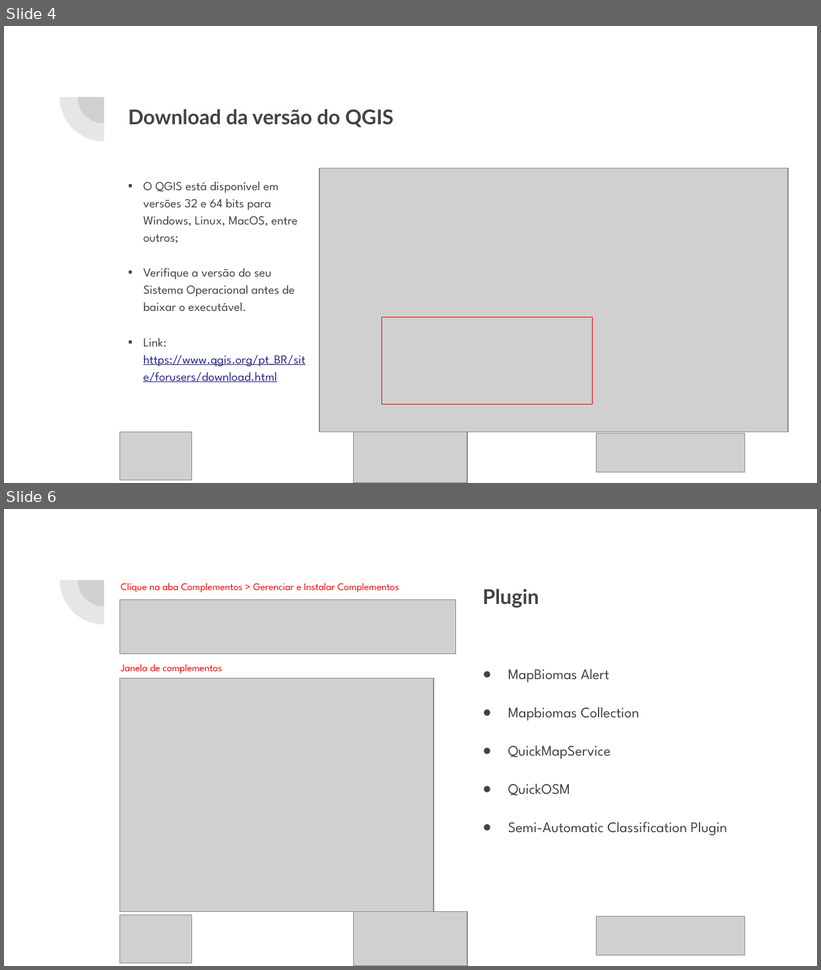
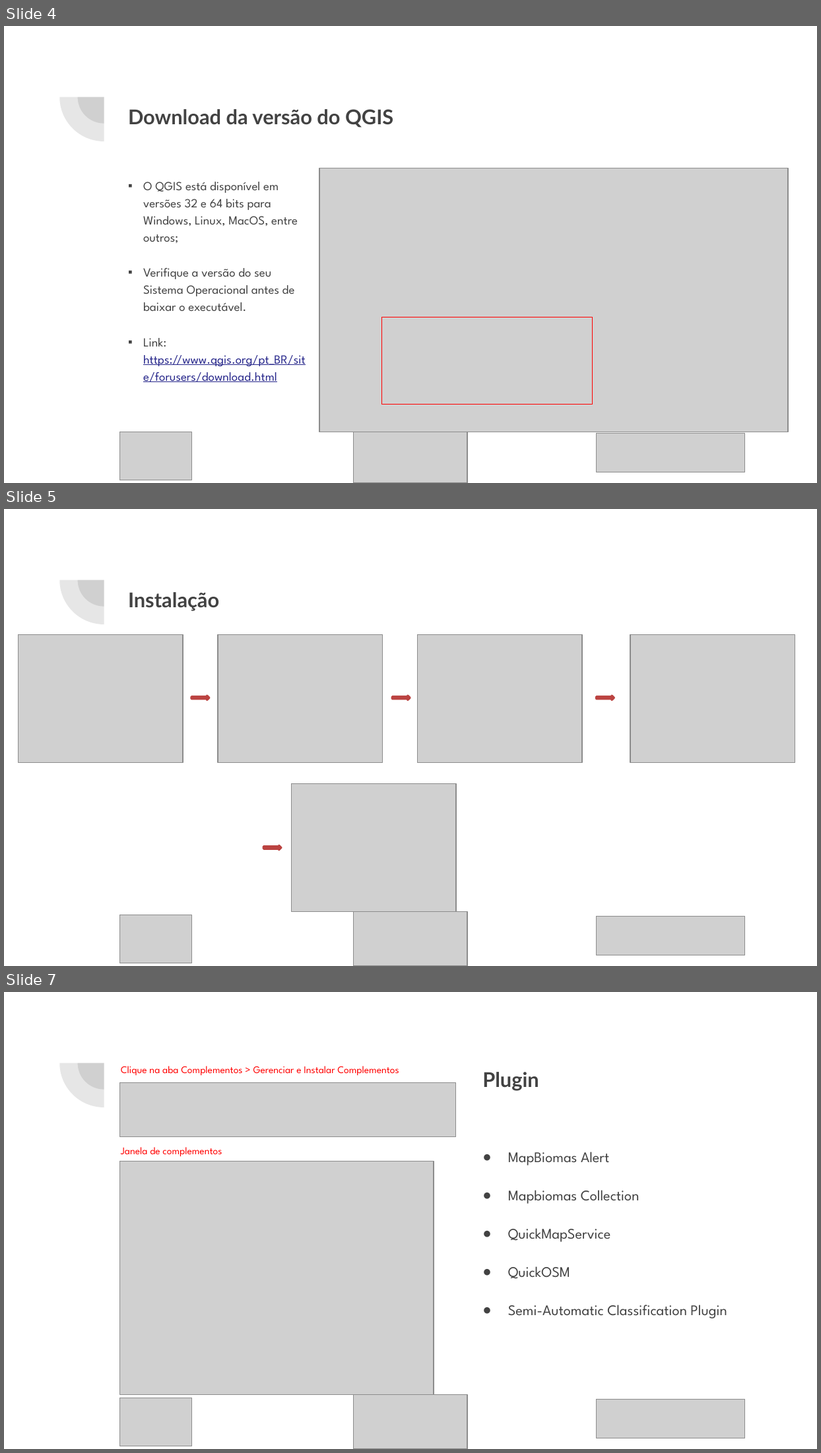
Before and after one commit to thsdornelas/curso_qgis, a slide deck: slides/Curso_QGIS.pptx. Shown one above the other, each under a label of ours: slides 4 and 6 before the commit, slides 4, 5 and 7 after it; the slides between them are not shown. The pictures are 821x970 and 821x1453 pixels, drawn with LibreOffice and Linux fonts; fonts in the diff are those of the drawing; grey boxes stand for pictures. Boxes give left, top, right and bottom in pixels: in the first picture for what was removed or moved away, otherwise in the second. Text is boxed around its words. In the diff, an @@ line names an element or a change of style, - is before the commit and + after.

```diff
--- a/slides/Curso_QGIS.pptx
+++ b/slides/Curso_QGIS.pptx
@@ slide 5 added at <box>4,509,817,966</box>, background #FFFFFF; not listed: 2 template elements that a slide beside it also shows @@
@@ title added at <box>128,592,219,611</box>, 18 pt, text #424242, bold @@
+Instalação
@@ picture added at <box>19,635,183,762</box> @@
@@ picture added at <box>218,635,382,762</box> @@
@@ picture added at <box>418,635,582,762</box> @@
@@ picture added at <box>630,635,795,762</box> @@
@@ right arrow added at <box>192,696,210,700</box>, fill #FD5B58, outline #BB4341 2 pt @@
@@ right arrow added at <box>393,696,411,700</box>, fill #FD5B58, outline #BB4341 2 pt @@
@@ right arrow added at <box>597,696,614,700</box>, fill #FD5B58, outline #BB4341 2 pt @@
@@ picture added at <box>291,784,455,912</box> @@
@@ right arrow added at <box>263,846,281,850</box>, fill #FD5B58, outline #BB4341 2 pt @@
@@ picture added at <box>120,915,192,962</box> @@
@@ picture added at <box>354,912,467,966</box> @@
@@ picture added at <box>597,916,746,955</box> @@
@@ what was slide 6 is now slide 7 @@
```
Also in this commit, not shown: 4 slides changed, 12 other files.
